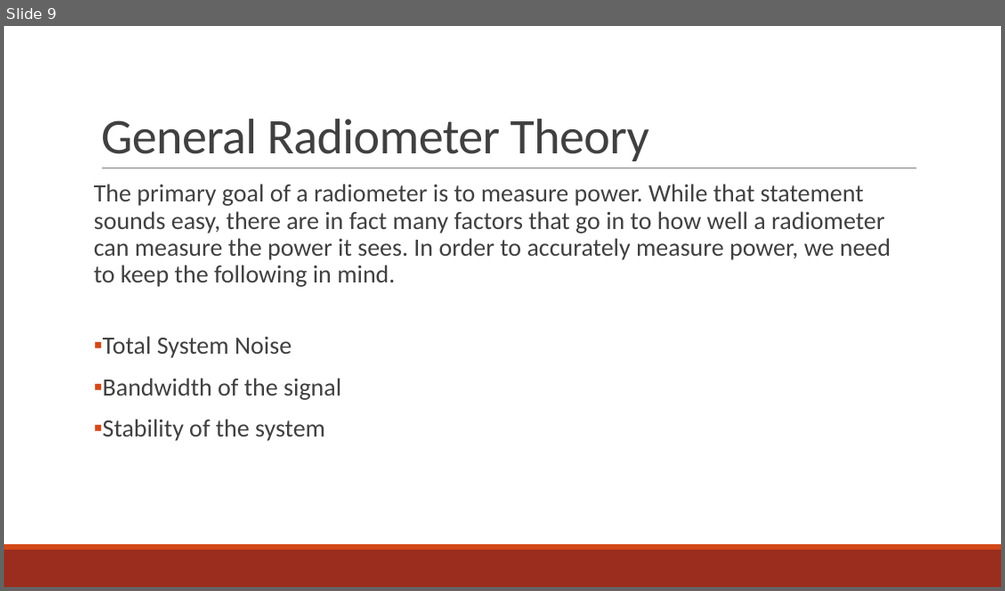
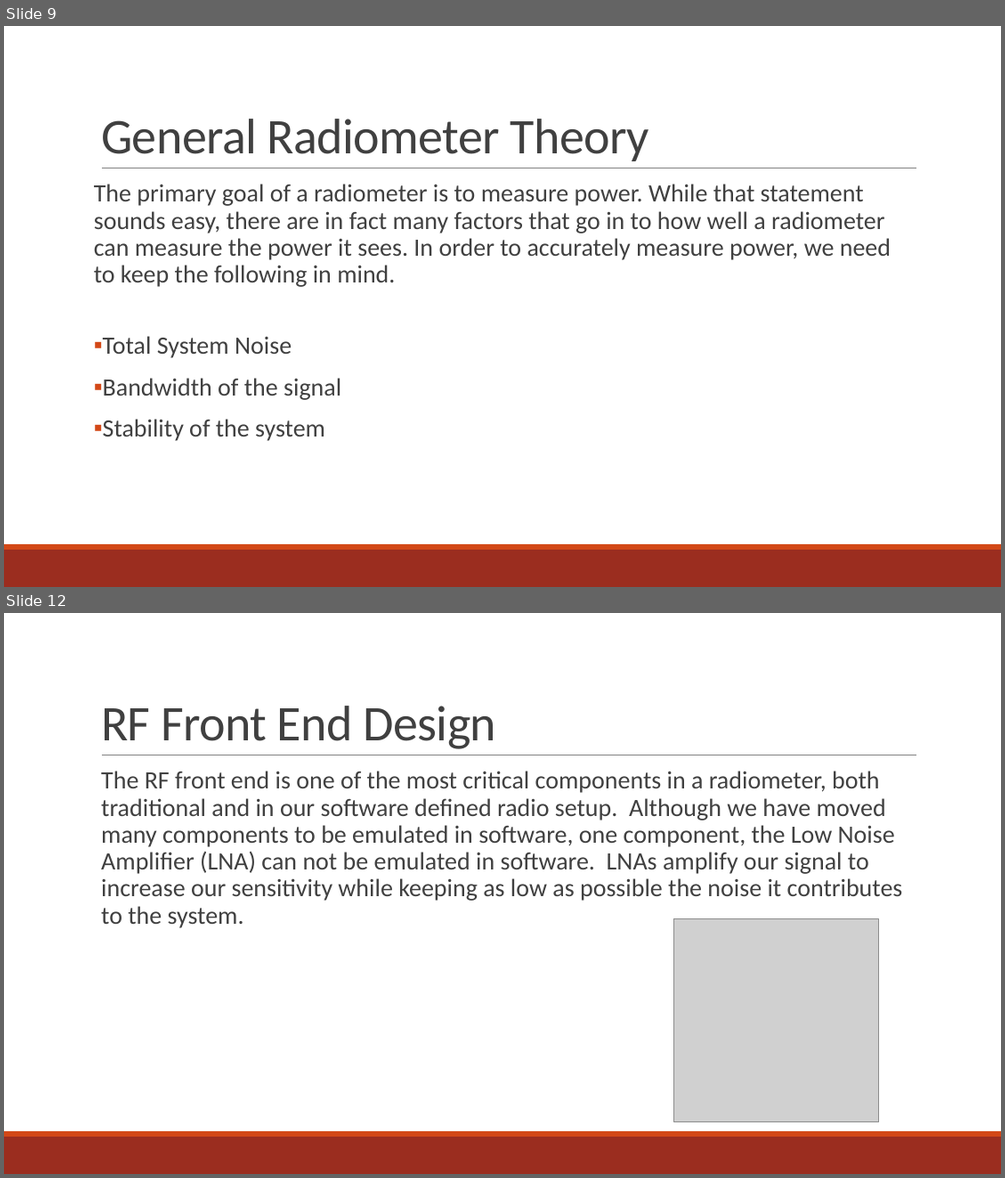
Before and after one commit to matgyver/Radiometer-SDR-Thesis, a slide deck: Presentation/Final Oral Presentation.pptx. Shown one above the other, each under a label of ours: slide 9 before the commit, slides 9 and 12 after it; the slides between them are not shown. The pictures are 1005x591 and 1005x1178 pixels, drawn with LibreOffice and Linux fonts; fonts in the diff are those of the drawing; grey boxes stand for pictures. Boxes give left, top, right and bottom in pixels: in the first picture for what was removed or moved away, otherwise in the second. Text is boxed around its words. In the diff, an @@ line names an element or a change of style, - is before the commit and + after.

```diff
--- a/Presentation/Final Oral Presentation.pptx
+++ b/Presentation/Final Oral Presentation.pptx
@@ slide 12 added at box(4, 613, 1001, 1174), background #FFFFFF; not listed: 3 template elements that a slide beside it also shows @@
@@ title added at box(101, 706, 496, 749), 48 pt, text #404040 @@
+RF Front End Design
@@ text added at box(101, 771, 903, 928), 24 pt, text #404040 @@
+  The RF front end is one of the most critical components in a radiometer, both traditional and in our software defined radio setup. Although we have moved many components to be emulated in software, one component, the Low Noise Amplifier (LNA) can not be emulated in software. LNAs amplify our signal to increase our sensitivity while keeping as low as possible the noise it contributes to the system.
@@ picture added at box(674, 919, 879, 1122) @@
```
Also in this commit, not shown: 1 slide changed, 9 other slides added, 1 other file.
